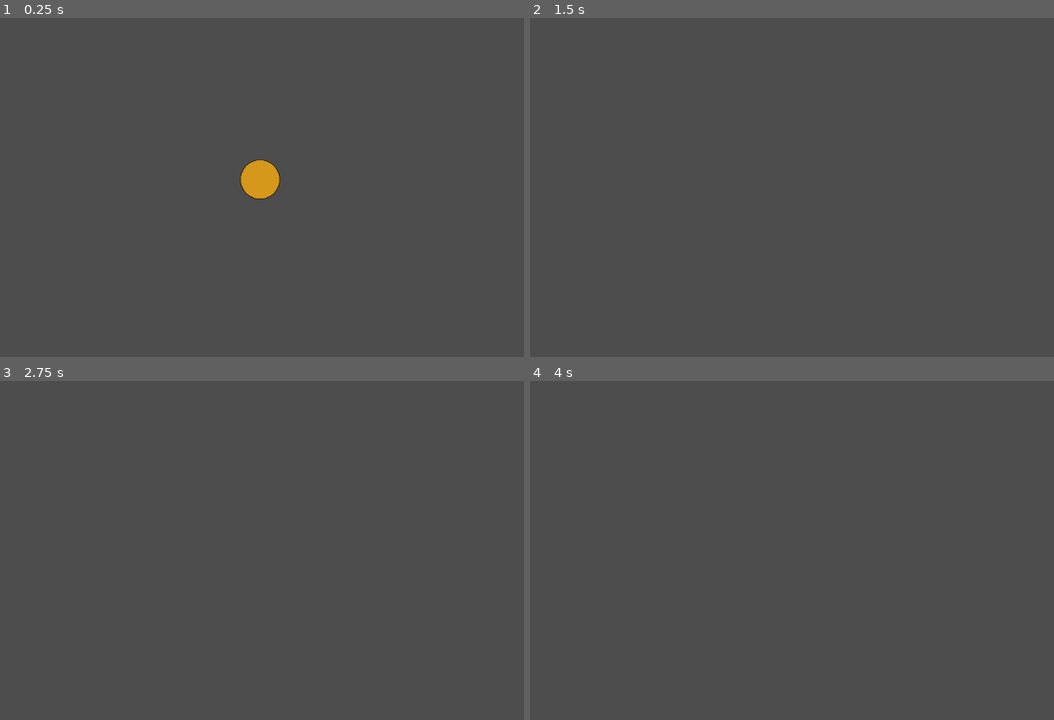
Above: before the commit, frames 1-4 (two rows, left to right).
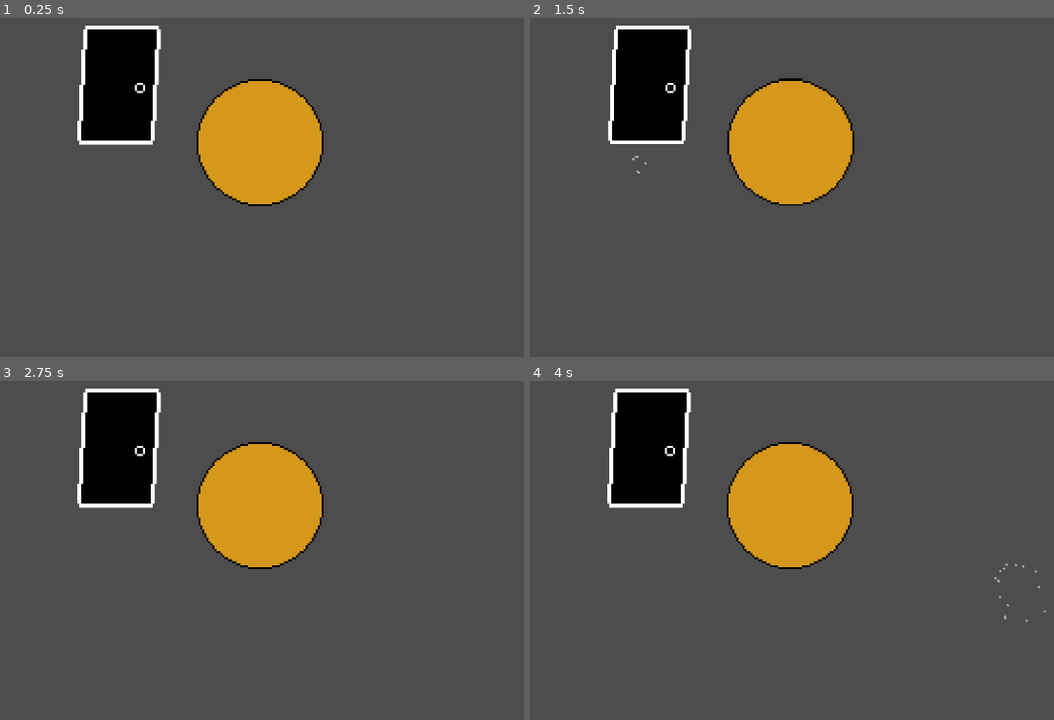
Above: after the commit, the same moments.

Repository: AysbergTr/gamejam-github
Game: Godot game, scene res://scenes/game.tscn
Same seed, same stepped clock (60 frames per second), same inputs: the game is played once before the commit and once after it.
Inputs (mouse positions are in pixels of both pictures, inside the frame that each line leads up to):
- Up to frame 1 (0.25 s): no input
- Up to frame 2 (1.5 s): tap Enter (ui_accept) at 0.5, 0.77 s; move the mouse to (959, 119) at 0.52 s; hold Right (ui_right) from 0.53 s (still down); click (959, 119) at 0.67 s; move the mouse to (640, 163) at 1.27 s; click (640, 163) at 1.42 s
- Up to frame 3 (2.75 s): tap Enter (ui_accept) at 1.52, 2 s; move the mouse to (335, 411) at 2.02 s; release Right (ui_right) at 2.03 s; hold Left (ui_left) from 2.03 s (still down); click (335, 411) at 2.17 s
- Up to frame 4 (4 s): move the mouse to (750, 591) at 2.77 s; release Left (ui_left) at 2.78 s; hold Right (ui_right) from 2.78 s (still down); click (750, 591) at 2.92 s; tap Enter (ui_accept) at 3.02, 3.5, 3.77 s; move the mouse to (1017, 570) at 3.52 s; click (1017, 570) at 3.67 s

The runs differ from the first frame. In frame 1, 12% of the frame differs, in the area x 14-62%, y 2-56%; in frame 2, 12%; in frame 3, 12%; in frame 4, 12%, in the area x 14-99%, y 2-72%.

Commit message:
click and particle effect
-Added custom cursor "default" and "on cookie"
-Added screenshake when clicked
-Added particle effects when clicked
-Made particle effect color inverse of the clicked pixel color
-Added a placeholder door sprite

Diff:
--- a/project.godot
+++ b/project.godot
@@ -14,3 +14,12 @@
 run/main_scene="uid://7mqlexcnwkvy"
 config/features=PackedStringArray("4.4", "Forward Plus")
 config/icon="res://icon.svg"
+
+[display]
+
+mouse_cursor/custom_image="uid://mgbakxnts8rp"
+mouse_cursor/custom_image_hotspot=Vector2(8, 8)
+
+[rendering]
+
+textures/canvas_textures/default_texture_filter=0
--- /dev/null
+++ b/scenes/biscuit_deneme.gd
@@ -0,0 +1,17 @@
+extends Area2D
+
+const NEEDLE = preload("res://assets/Needle.png")
+const USUAL_CURSOR = preload("res://assets/hand_small_point.png")
+
+
+# Called when the node enters the scene tree for the first time.
+func _ready() -> void:
+	pass # Replace with function body.
+
+
+
+func _on_mouse_entered() -> void:
+	Input.set_custom_mouse_cursor(NEEDLE, Input.CURSOR_ARROW, Vector2(24, 36))
+
+func _on_mouse_exited() -> void:
+	Input.set_custom_mouse_cursor(USUAL_CURSOR, Input.CURSOR_ARROW, Vector2(8, 8))
--- /dev/null
+++ b/scenes/clicking_particle.tscn
@@ -0,0 +1,16 @@
+[gd_scene format=3 uid="uid://diwyd47lxsviy"]
+
+[node name="CPUParticles2D" type="CPUParticles2D"]
+emitting = false
+lifetime = 0.2
+one_shot = true
+speed_scale = 0.5
+explosiveness = 1.0
+randomness = 1.0
+spread = 160.41
+initial_velocity_min = 82.35
+initial_velocity_max = 100.0
+angular_velocity_max = 559.05
+radial_accel_min = -100.0
+radial_accel_max = -100.0
+color = Color(0, 0, 0, 1)
--- /dev/null
+++ b/scenes/game.gd
@@ -0,0 +1,57 @@
+extends Node2D
+
+@onready var camera: Camera2D = $Camera2D
+const CLICKING_PARTICLE = preload("res://scenes/clicking_particle.tscn")
+
+
+# The starting range of possible offsets using random values
+@export var RANDOM_SHAKE_STRENGTH: float = 30.0
+# Multiplier for lerping the shake strength to zero
+@export var SHAKE_DECAY_RATE: float = 5.0
+
+@onready var camera_2d: Camera2D = $Camera2D
+@onready var rand = RandomNumberGenerator.new()
+
+var shake_strength: float = 0.0
+
+func _ready() -> void:
+	rand.randomize()
+	#apply_button.connect("pressed", self, "apply_shake")
+
+func apply_shake() -> void:
+	shake_strength = RANDOM_SHAKE_STRENGTH
+
+func _process(delta: float) -> void:
+	# Fade out the intensity over time
+	shake_strength = lerp(shake_strength, 0.0, SHAKE_DECAY_RATE * delta)
+
+	# Shake by adjusting camera.offset so we can move the camera around the level via it's position
+	camera.offset = get_random_offset()
+
+func get_random_offset() -> Vector2:
+	return Vector2(
+		rand.randf_range(-shake_strength, shake_strength),
+		rand.randf_range(-shake_strength, shake_strength)
+	)
+
+func find_color():
+	var viewport_tex = get_viewport().get_texture()
+	var img = viewport_tex.get_image()
+	var mouse_pos = get_viewport().get_mouse_position()
+	var color = img.get_pixel(mouse_pos.x, mouse_pos.y)
+	var inverse = Color(1.0 - color.r, 1.0 - color.g, 1.0 - color.b, color.a)
+	return inverse
+
+func spawn_particle():
+	var fx = CLICKING_PARTICLE.instantiate()
+	add_child(fx)
+	fx.global_position = get_global_mouse_position()
+	fx.one_shot = true
+	fx.emitting = true
+	fx.color = find_color()
+
+func _input(event):
+	if event is InputEventMouseButton:
+		print("Mouse Click/Unclick at: ", event.position)
+		spawn_particle()
+		apply_shake()
--- a/scenes/game.tscn
+++ b/scenes/game.tscn
@@ -1,23 +1,32 @@
-[gd_scene load_steps=4 format=3 uid="uid://7mqlexcnwkvy"]
+[gd_scene load_steps=6 format=3 uid="uid://7mqlexcnwkvy"]
 
+[ext_resource type="Script" uid="uid://b03ke3pjmjvfd" path="res://scenes/game.gd" id="1_iywne"]
 [ext_resource type="Texture2D" uid="uid://beb1jgo6pbulf" path="res://assets/PlainBiscuit.png" id="1_uwrxv"]
-[ext_resource type="Script" uid="uid://1iw1al1rium3" path="res://scenes/character_body_2d.gd" id="1_yqjtg"]
+[ext_resource type="Script" uid="uid://cve6wjgm3ulyn" path="res://scenes/biscuit_deneme.gd" id="3_lbhrr"]
+[ext_resource type="Texture2D" uid="uid://hl0y54rcbmxl" path="res://assets/Door.png" id="4_lbhrr"]
 
-[sub_resource type="CircleShape2D" id="CircleShape2D_yqjtg"]
+[sub_resource type="CircleShape2D" id="CircleShape2D_lnu2h"]
 
 [node name="Game" type="Node2D"]
+script = ExtResource("1_iywne")
+RANDOM_SHAKE_STRENGTH = 1.0
 
-[node name="CharacterBody2D" type="CharacterBody2D" parent="."]
-position = Vector2(0, -10)
-script = ExtResource("1_yqjtg")
+[node name="Area2D" type="Area2D" parent="."]
+script = ExtResource("3_lbhrr")
 
-[node name="PlainBuscuit" type="Sprite2D" parent="CharacterBody2D"]
-position = Vector2(4.76837e-07, 4.76837e-07)
-scale = Vector2(0.3125, 0.3125)
+[node name="PlainBiscuit" type="Sprite2D" parent="Area2D"]
 texture = ExtResource("1_uwrxv")
 
-[node name="CollisionShape2D" type="CollisionShape2D" parent="CharacterBody2D"]
-shape = SubResource("CircleShape2D_yqjtg")
+[node name="CollisionShape2D" type="CollisionShape2D" parent="Area2D"]
+scale = Vector2(3.22, 3.22)
+shape = SubResource("CircleShape2D_lnu2h")
 
 [node name="Camera2D" type="Camera2D" parent="."]
 zoom = Vector2(3, 3)
+
+[node name="Door" type="Sprite2D" parent="."]
+position = Vector2(-60, -31)
+texture = ExtResource("4_lbhrr")
+
+[connection signal="mouse_entered" from="Area2D" to="Area2D" method="_on_mouse_entered"]
+[connection signal="mouse_exited" from="Area2D" to="Area2D" method="_on_mouse_exited"]
Binary file added: assets/Door.png
Not shown, added: assets/Door.png.import
Binary file added: assets/Needle.png
Not shown, added: assets/Needle.png.import
Binary file added: assets/hand_small_point.png
Not shown, added: assets/hand_small_point.png.import
Not shown, added: scenes/biscuit_deneme.gd.uid
Not shown, added: scenes/game.gd.uid
